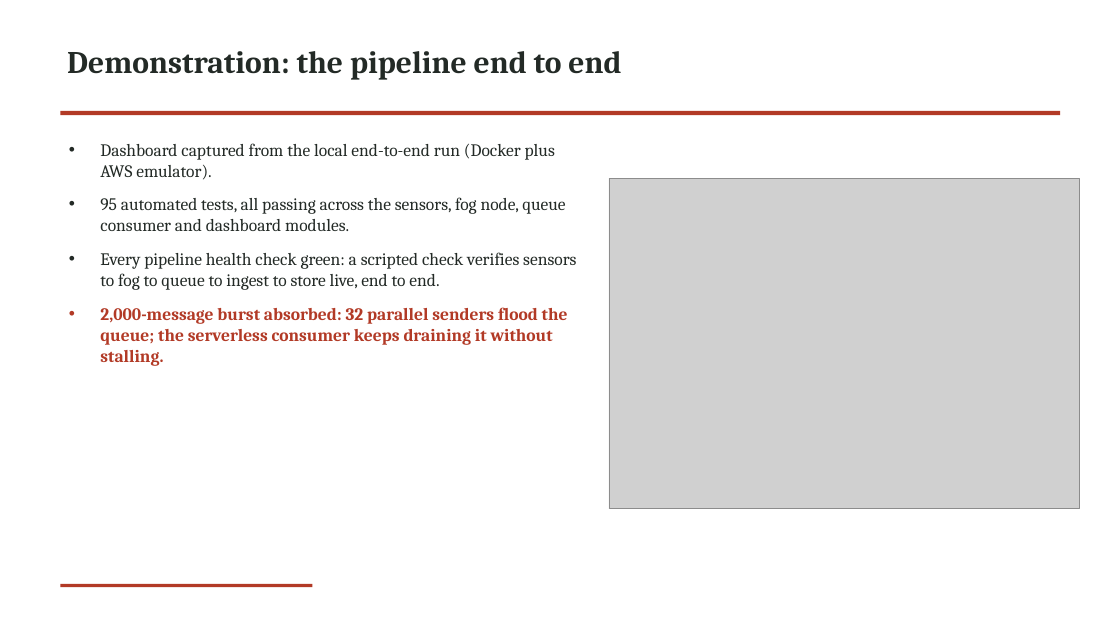
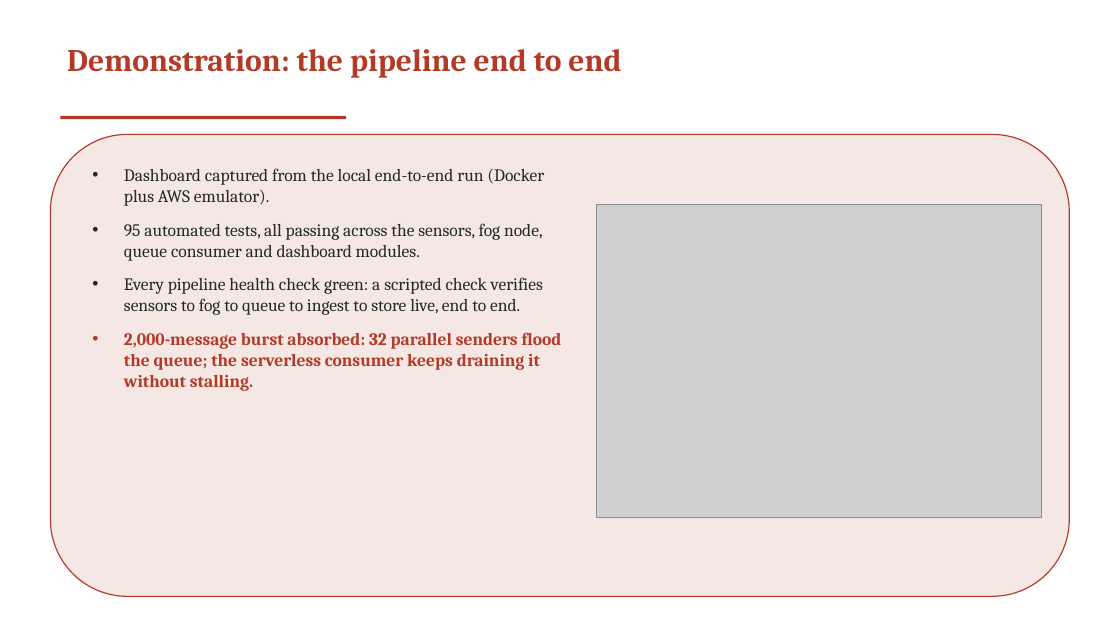
Before and after one commit to valletivarish/FEC_version_2, a slide deck: slide 4 of ppt/X25180754_wildfire-forest-monitoring.pptx. Drawn at 1120x630 pixels with LibreOffice and Linux fonts; fonts in the diff are those of the drawing; grey boxes stand for pictures. Boxes give left, top, right and bottom in pixels: in the first picture for what was removed or moved away, otherwise in the second. Text is boxed around its words. In the diff, an @@ line names an element or a change of style, - is before the commit and + after.

Commit message:
Every deck now has a unique background architecture: add 13 more layouts (footer, rrail, frame, numtab, sidebarL, hangrule, bodycard, doublebar, bracketL, topline, lwash, tintstripe, splitcol); reassign all 13 non-deployed decks so all 25 use a distinct content architecture (no template reuses a deployed deck's structure)

```diff
--- a/ppt/X25180754_wildfire-forest-monitoring.pptx
+++ b/ppt/X25180754_wildfire-forest-monitoring.pptx
@@ title "Demonstration: the pipeline end to ..." at [67,49,621,78]: text colour #232A26 to #B23A26 @@
@@ rectangle: place and size @@
-rectangle at [60,111,1060,115]
+rectangle at [60,116,346,119]
@@ rounded rectangle added at [50,134,1070,597], fill #F5E7E4, outline #B23A26 1 pt @@
@@ text "Dashboard captured from the local ..." rewrapped from [100,143,576,366] to [124,168,562,391] @@
@@ picture: place and size @@
-picture at [609,178,1080,509]
+picture at [597,205,1042,518]
@@ rectangle removed at [60,584,313,587] @@
```
Also in this commit, not shown: 4 other slides changed, 24 other files.
